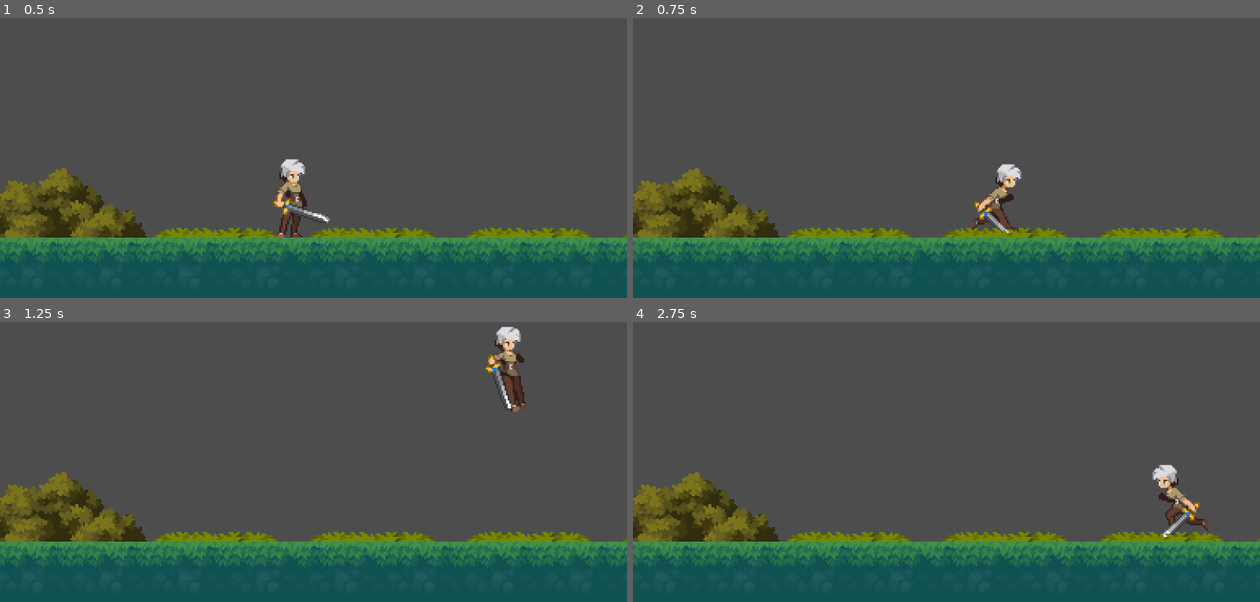
Above: before the commit, frames 1-4 (two rows, left to right).
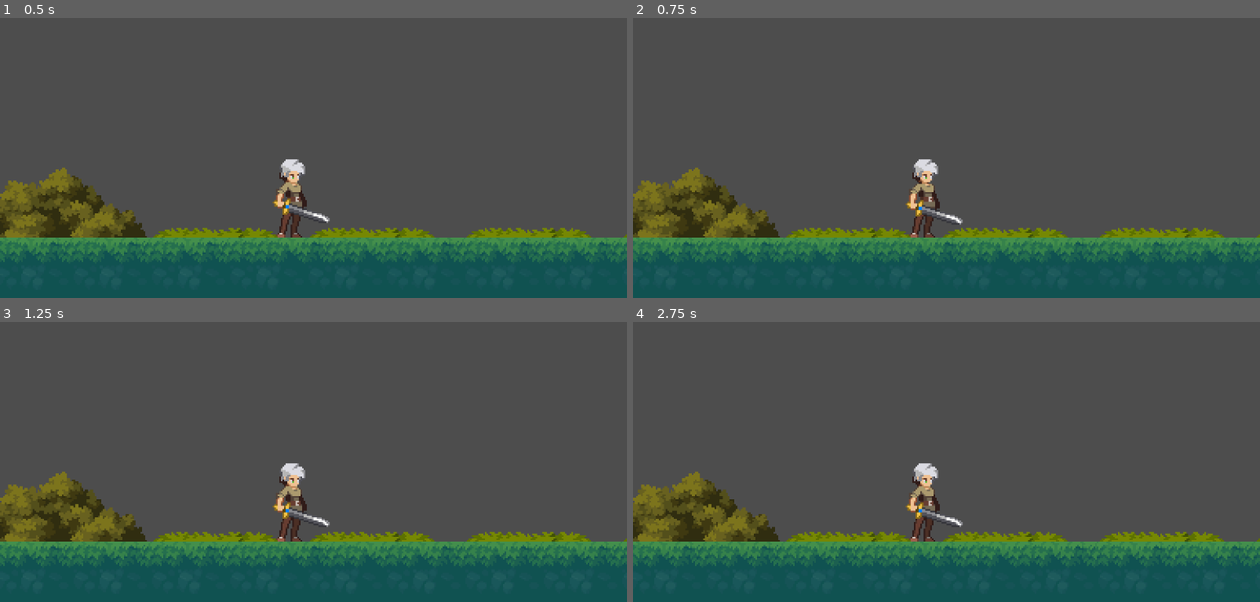
Above: after the commit, the same moments.

Repository: CyberClown-png/earth-priestess
Game: Godot game, scene res://scenes/game.tscn
Same seed, same stepped clock (60 frames per second), same inputs: the game is played once before the commit and once after it. After the commit the project has no main scene; this scene is started directly in both runs.
Inputs:
- Up to frame 1 (0.5 s): no input
- Up to frame 2 (0.75 s): hold D (move Right, bound only before the commit) from 0.53 s (still down); tap S (crouch, bound only before the commit) at 0.6 s
- Up to frame 3 (1.25 s): keep holding D (move Right, bound only before the commit); tap W (jump, bound only before the commit) at 0.77, 0.8, 1.07 s
- Up to frame 4 (2.75 s): tap W (jump, bound only before the commit) at 1.35, 1.52, 1.82, 2.3 s; tap S (crouch, bound only before the commit) at 1.55, 2.1 s; release D (move Right, bound only before the commit) at 2.03 s; hold A (move Left, bound only before the commit) from 2.03 s (still down)

Frame 1 is identical in both runs. In frame 2, 1.8% of the frame differs, in the area x 43-62%, y 50-79%; in frame 3, 2.0%, in the area x 43-85%, y 1-79%; in frame 4, 1.8%.

Commit message:
Update project.godot

Diff:
--- a/project.godot
+++ b/project.godot
@@ -10,39 +10,9 @@
 
 [application]
 
-config/name="earth priestess"
-run/main_scene="res://scenes/game.tscn"
+config/name="earth-priestess"
 config/features=PackedStringArray("4.3", "Forward Plus")
 config/icon="res://icon.svg"
-
-[input]
-
-"move Left"={
-"deadzone": 0.5,
-"events": [Object(InputEventKey,"resource_local_to_scene":false,"resource_name":"","device":-1,"window_id":0,"alt_pressed":false,"shift_pressed":false,"ctrl_pressed":false,"meta_pressed":false,"pressed":false,"keycode":0,"physical_keycode":65,"key_label":0,"unicode":97,"location":0,"echo":false,"script":null)
-]
-}
-"move Right"={
-"deadzone": 0.5,
-"events": [Object(InputEventKey,"resource_local_to_scene":false,"resource_name":"","device":-1,"window_id":0,"alt_pressed":false,"shift_pressed":false,"ctrl_pressed":false,"meta_pressed":false,"pressed":false,"keycode":0,"physical_keycode":68,"key_label":0,"unicode":100,"location":0,"echo":false,"script":null)
-]
-}
-crouch={
-"deadzone": 0.5,
-"events": [Object(InputEventKey,"resource_local_to_scene":false,"resource_name":"","device":-1,"window_id":0,"alt_pressed":false,"shift_pressed":false,"ctrl_pressed":false,"meta_pressed":false,"pressed":false,"keycode":0,"physical_keycode":83,"key_label":0,"unicode":115,"location":0,"echo":false,"script":null)
-]
-}
-jump={
-"deadzone": 0.5,
-"events": [Object(InputEventKey,"resource_local_to_scene":false,"resource_name":"","device":-1,"window_id":0,"alt_pressed":false,"shift_pressed":false,"ctrl_pressed":false,"meta_pressed":false,"pressed":false,"keycode":0,"physical_keycode":87,"key_label":0,"unicode":119,"location":0,"echo":false,"script":null)
-, Object(InputEventKey,"resource_local_to_scene":false,"resource_name":"","device":-1,"window_id":0,"alt_pressed":false,"shift_pressed":false,"ctrl_pressed":false,"meta_pressed":false,"pressed":false,"keycode":0,"physical_keycode":32,"key_label":0,"unicode":32,"location":0,"echo":false,"script":null)
-]
-}
-roll={
-"deadzone": 0.5,
-"events": [Object(InputEventKey,"resource_local_to_scene":false,"resource_name":"","device":-1,"window_id":0,"alt_pressed":false,"shift_pressed":false,"ctrl_pressed":false,"meta_pressed":false,"pressed":false,"keycode":0,"physical_keycode":4194325,"key_label":0,"unicode":0,"location":0,"echo":false,"script":null)
-]
-}
 
 [rendering]
 
